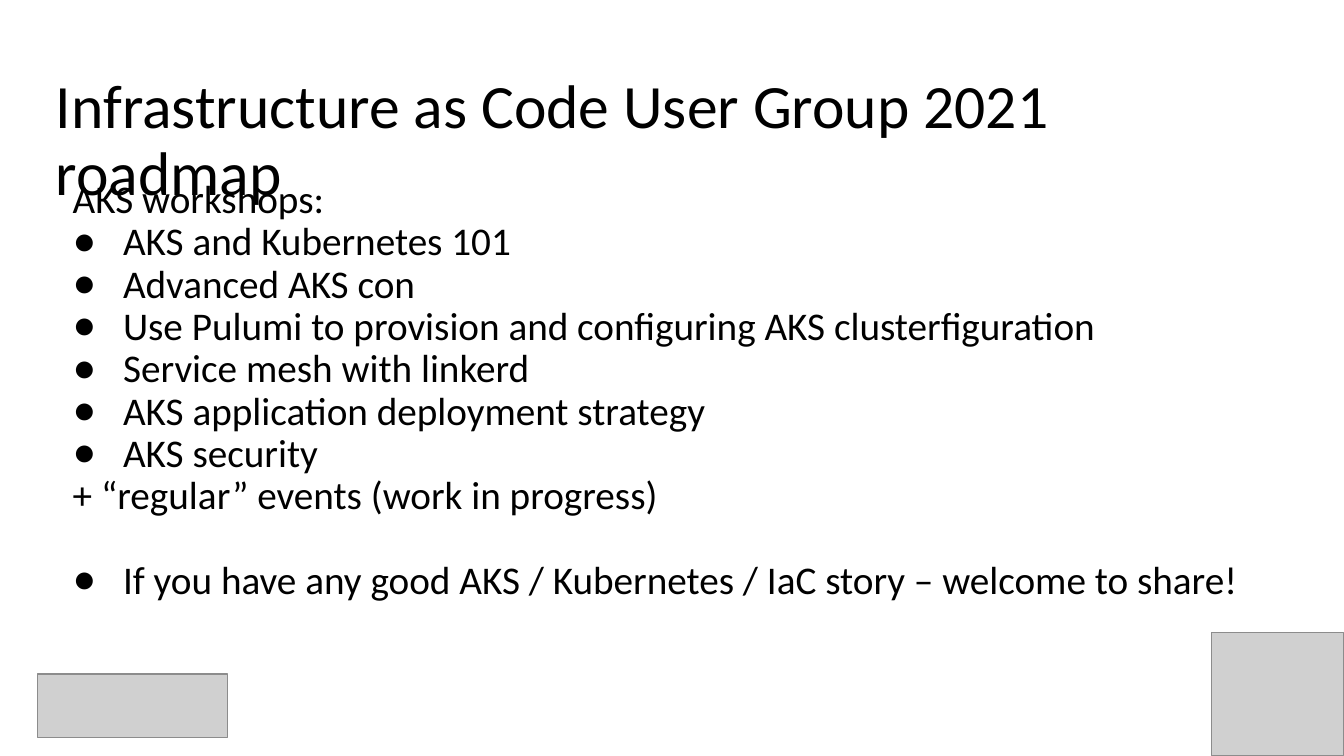
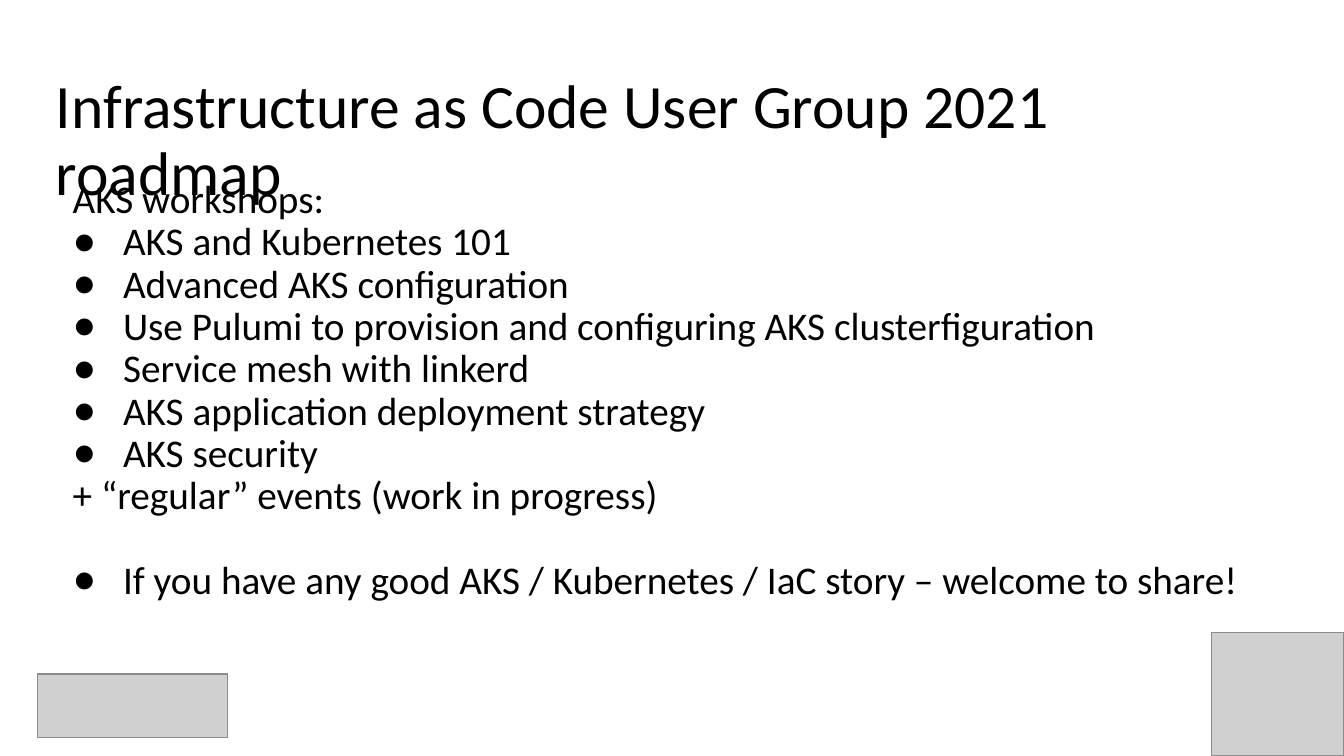
Before and after one commit to evgenyb/aks-workshops, a slide deck: slide 3 of 01-aks-and-k8s-101/slides/Introduction to AKS.pptx. Drawn at 1344x756 pixels with LibreOffice and Linux fonts; fonts in the diff are those of the drawing; grey boxes stand for pictures. Boxes give left, top, right and bottom in pixels: in the first picture for what was removed or moved away, otherwise in the second. Text is boxed around its words. In the diff, an @@ line names an element or a change of style, - is before the commit and + after.

```diff
--- a/01-aks-and-k8s-101/slides/Introduction to AKS.pptx
+++ b/01-aks-and-k8s-101/slides/Introduction to AKS.pptx
@@ text at [123, 270, 569, 305]: text changed @@
-● Advanced AKS con
+● Advanced AKS configuration
```
Also in this commit, not shown: 1 other file.
